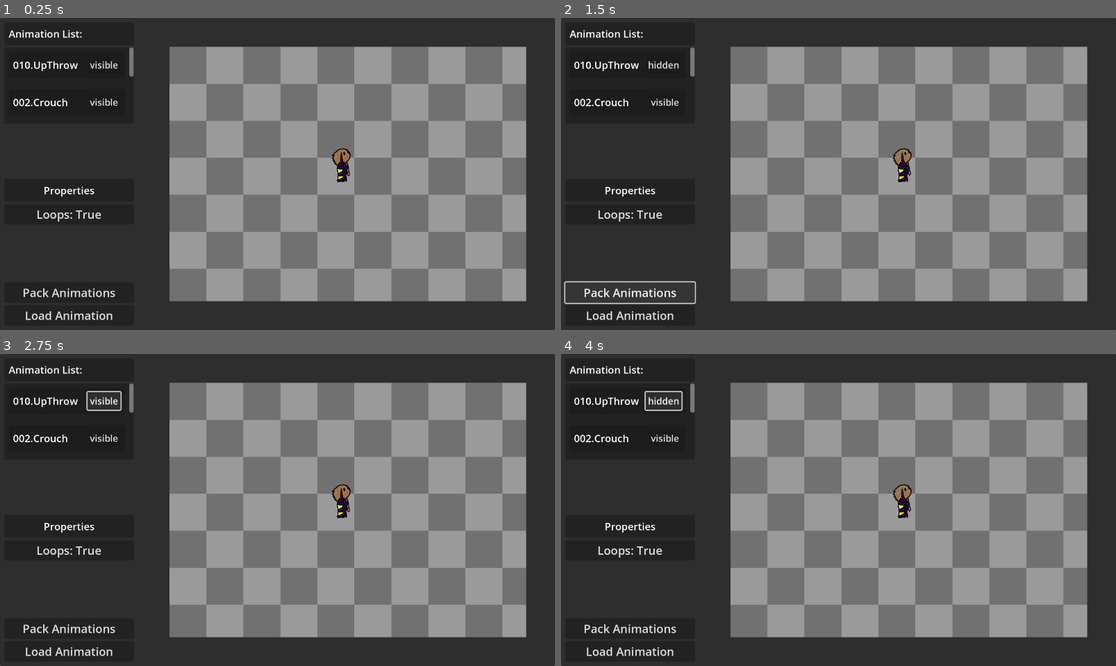
Above: before the commit, frames 1-4 (two rows, left to right).
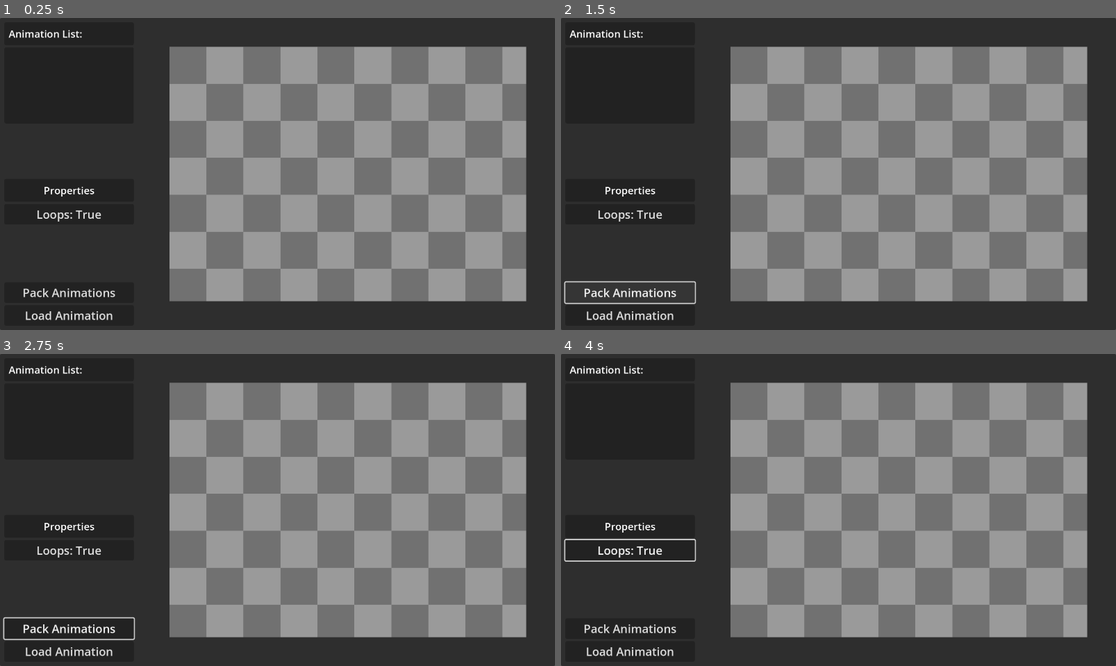
Above: after the commit, the same moments.

Repository: FlashViper/SpriteAnimator
Game: Godot game, scene res://basic_cleaner/animation_manager.tscn
Same seed, same stepped clock (60 frames per second), same inputs: the game is played once before the commit and once after it.
Inputs (mouse positions are in pixels of both pictures, inside the frame that each line leads up to):
- Up to frame 1 (0.25 s): no input
- Up to frame 2 (1.5 s): click (666, 64) at 0.5 s, where only the run before the commit has a clickable "visible"; click "Pack Animations" at 1.25 s
- Up to frame 3 (2.75 s): click (99, 400) at 2 s, where only the run before the commit has a clickable "hidden"
- Up to frame 4 (4 s): click "Loops: True" at 2.75 s; click (666, 400) at 3.5 s, where only the run before the commit has a clickable "visible"

The runs differ from the first frame. In frame 1, 0.7% of the frame differs, in the area x 2-64%, y 9-53%; in frame 2, 0.7%; in frame 3, 1.1%, in the area x 0-64%, y 9-92%; in frame 4, 1.1%.
Error before the commit: Invalid type in utility function "max()". Cannot convert argument 1 from Vector2 to float. (res://basic_cleaner/scripts/animation_preview.gd:22)
Error after the commit: Parse Error: Cannot infer the type of "anim" variable because the value doesn't have a set type. (res://basic_cleaner/scripts/animation_manager.gd:37)

Commit message:
MASSIVE imporvements to project manager

Diff:
--- a/modules/animation/animation_group.gd
+++ b/modules/animation/animation_group.gd
@@ -27,11 +27,6 @@
 class SpriteFrame extends Resource:
 	var region : Rect2i
 	var pivot : Vector2
-
-
-func save_to_file(path: String) -> void:
-	var f := FileAccess.open(path, FileAccess.WRITE)
-	f.store_string(JSON.stringify(self.to_dictionary(), "\t", false))
 
 
 func load_from_file(path: String) -> void:
@@ -83,7 +78,7 @@
 		sprite_anims.append(data)
 
 	result["meta"] = METADATA
-	result["texture_path"] = base_texture.resource_path
+	result["texture_path"] = ""
 	result["frames"] = frames
 	result["animations"] = sprite_anims
 
--- /dev/null
+++ b/modules/project_manager/project_filesystem.gd
@@ -0,0 +1,44 @@
+extends RefCounted
+
+const PROJECT_LIST_PATH := "user://recent_projects.txt"
+
+
+var extensions : Array[String] = [
+	"png",
+	"jpeg",
+	"jpg",
+	"webp",
+]
+
+## { ANIMATION_NAME : String --> TEXTURES : PackedStringArray }
+func get_files_from_dir(path: String) -> Dictionary:
+	var result := {}
+	var open : Array[String] = [""]
+
+	while open.size() > 0:
+		var current_path := open.pop_front()
+		var files := PackedStringArray()
+
+		var dir := DirAccess.open("%s/%s" % [path, current_path])
+		dir.list_dir_begin()
+
+		var filename := dir.get_next()
+		while filename != "":
+			if dir.current_is_dir():
+				open.append(filename)
+			else:
+				if extensions.has(filename.get_extension()):
+					files.append(filename)
+
+			filename = dir.get_next()
+
+		result[current_path] = files
+		dir.list_dir_end()
+
+	return result
+
+
+func load_texture(path: String) -> Texture2D:
+	var img := Image.load_from_file(path)
+	var tex := ImageTexture.create_from_image(img)
+	return tex
--- a/modules/project_manager/project_manager.gd
+++ b/modules/project_manager/project_manager.gd
@@ -1,36 +1,22 @@
 extends Node
 
+const PROJECT_FILE := "animations.proj"
 const SpriteAnimation := AnimationGroup.SpriteAnimation
 const SpriteFrame := AnimationGroup.SpriteFrame
 
+const ProjectFiles := preload("project_filesystem.gd")
 
 var source_directory : String
-var export_directory : String
-var export_filename : String
+var export_path : String
 
-var raw_sprites : Array[Texture2D]
-var animation_data : Array[Dictionary] = []
+var raw_sprites := {}
+var animation_data : Dictionary = {}
+var filesystem : ProjectFiles
 
 
-func clear_data() -> void:
-	raw_sprites = []
-	animation_data = []
-
-
-func get_frame(index: int) -> Texture2D:
-	return raw_sprites[index]
-
-
-func add_frame(tex: Texture2D) -> void:
-	raw_sprites.append(tex)
-
-
-func get_animation(index: int) -> Dictionary:
-	return animation_data[index]
-
-
-func add_animation(anim: Dictionary) -> void:
-	animation_data.append(anim)
+func _ready() -> void:
+	filesystem = ProjectFiles.new()
+	load_project("C:/Users/ellio/Documents/Godot/AnimationGame/Art/Animations")
 
 
 func get_name_list() -> Array[String]:
@@ -54,3 +40,82 @@
 		animations.append(anim)
 
 	return animations
+
+
+func save_project(path: String) -> void:
+	# TODO: Save data here
+	var data := {
+		"export_path": export_path,
+		"textures": raw_sprites,
+		"animation_data": animation_data,
+	}
+
+	var f := FileAccess.open(path, FileAccess.WRITE)
+	f.store_string(JSON.stringify(data, "\t"))
+
+
+func load_project(path: String) -> void:
+	if !DirAccess.dir_exists_absolute(path):
+		return
+
+	var file_path := "%s/%s" % [path, PROJECT_FILE]
+
+	source_directory = path
+	raw_sprites = {}
+	animation_data = {}
+
+	if FileAccess.file_exists(path):
+		var f := FileAccess.open(path, FileAccess.READ)
+		var data : Dictionary = JSON.parse_string(f.get_as_text())
+
+		export_path = data.export_path
+		raw_sprites = data.textures
+		animation_data = data.animation_data
+
+
+	reload_project()
+	save_project(file_path)
+
+
+func reload_project(reset_data := false) -> void:
+	var data := filesystem.get_files_from_dir(source_directory)
+	raw_sprites = {}
+	animation_data = {}
+
+	for anim_name in data:
+		var filenames := data[anim_name] as PackedStringArray
+		if filenames.size() < 1:
+			continue
+
+		var frames := load_frames(anim_name, filenames)
+
+		if animation_data.has(anim_name):
+			animation_data[anim_name].frames = frames
+		else:
+			animation_data[anim_name] = {
+				"frames":frames,
+				"name": anim_name,
+				"loops": true,
+				"visible": true,
+			}
+
+
+func load_frames(anim_name: String, filenames: PackedStringArray) -> Array[String]:
+	var frames : Array[String] = []
+
+	for f in filenames:
+		var tex_id := "%s/%s" % [anim_name, f]
+		var tex := filesystem.load_texture("%s/%s/%s" % [source_directory, anim_name, f])
+
+		if !tex:
+			continue
+
+		frames.append(tex_id)
+		raw_sprites[tex_id] = tex
+
+	return frames
+
+
+func export_project(path := "") -> void:
+	if path != "":
+		export_path = path
